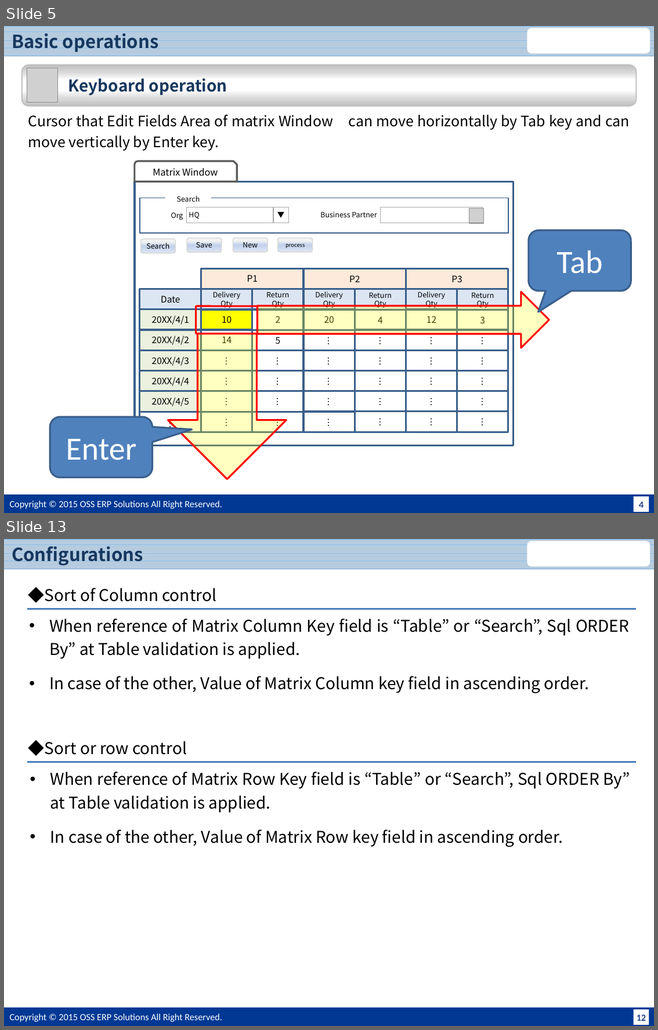
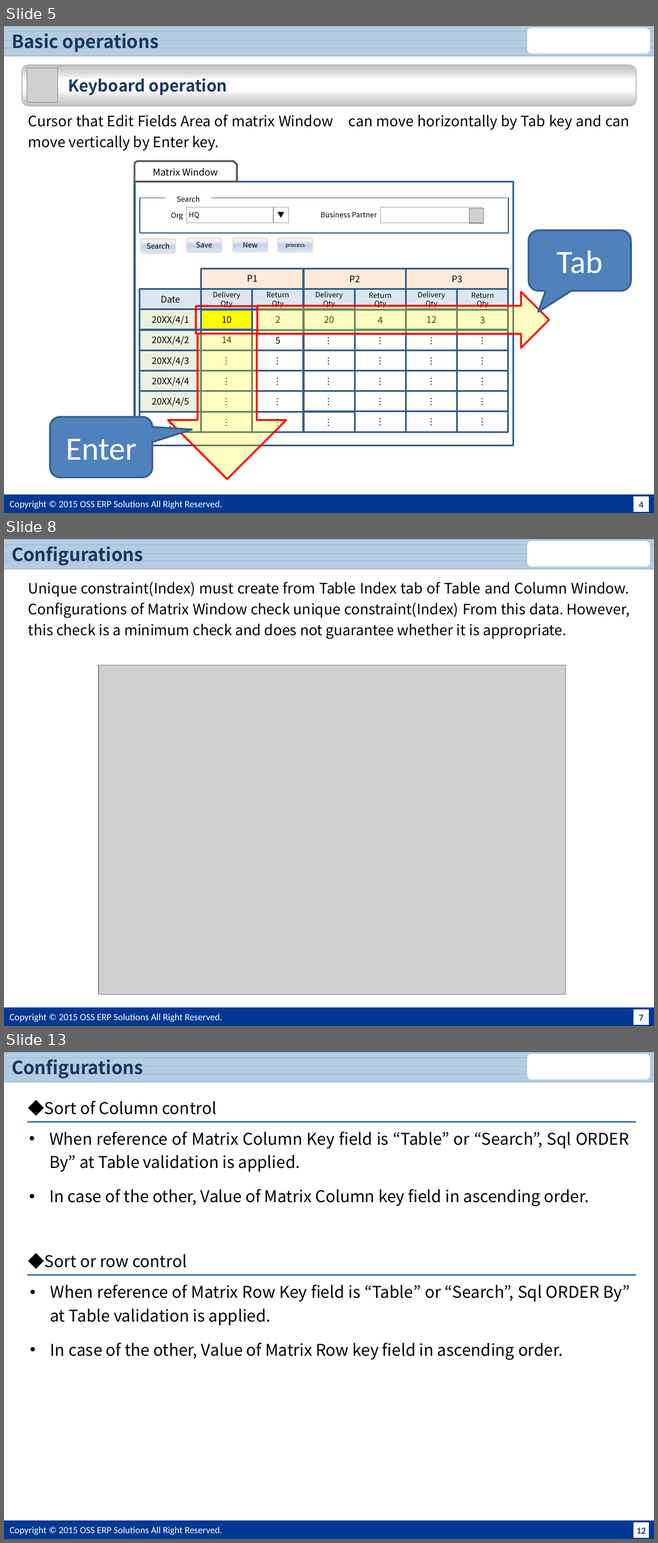
Before and after one commit to JPiere/jpiere.plugin.webui.matrixwindow, a slide deck: Doc/JPIERE-0098_MatrixWindow.pptx. Shown one above the other, each under a label of ours: slides 5 and 13 before the commit, slides 5, 8 and 13 after it; the slides between them are not shown. The pictures are 658x1030 and 658x1543 pixels, drawn with LibreOffice and Linux fonts; fonts in the diff are those of the drawing; grey boxes stand for pictures; background and template pictures are left out. Boxes give left, top, right and bottom in pixels: in the first picture for what was removed or moved away, otherwise in the second. Text is boxed around its words. In the diff, an @@ line names an element or a change of style, - is before the commit and + after.

```diff
--- a/Doc/JPIERE-0098_MatrixWindow.pptx
+++ b/Doc/JPIERE-0098_MatrixWindow.pptx
@@ slide 8 added at (x1=4, y1=539, x2=654, y2=1026), background #FFFFFF; not listed: 5 template elements that a slide beside it also shows @@
@@ title added at (x1=12, y1=542, x2=143, y2=566), 20 pt, text #17375E, bold @@
+Configurations
@@ text added at (x1=28, y1=582, x2=629, y2=639), 16 pt, text #000000 @@
+Unique constraint(Index) must create from Table Index tab of Table and Column Window. Configurations of Matrix Window check unique constraint(Index) From this data. However, this check is a minimum check and does not guarantee whether it is appropriate.
@@ picture added at (x1=99, y1=665, x2=566, y2=995) @@
```
Also in this commit, not shown: 5 slides changed, 3 other slides added, 5 slides removed, 4 other files.
